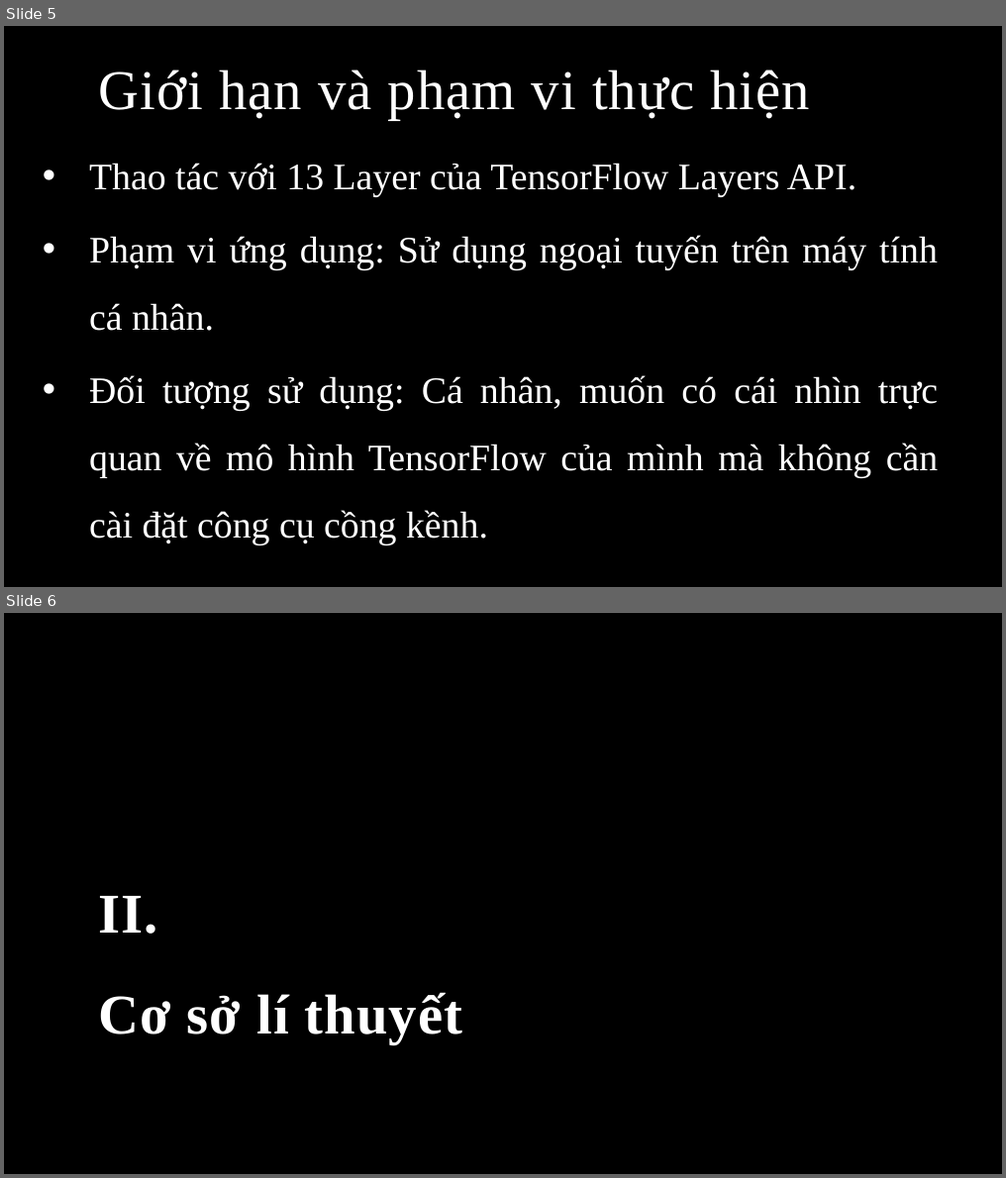
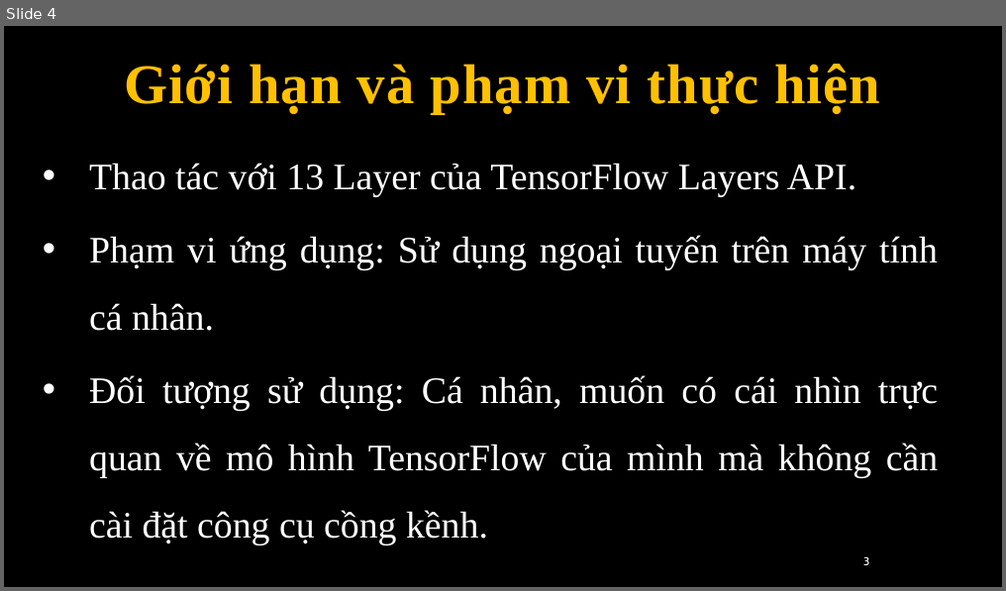
Before and after one commit to hqhoangvuong/DoAn1_CNTT, a slide deck: BaoCao.pptx. Shown one above the other, each under a label of ours: slides 5 and 6 before the commit, slide 4 after it. The pictures are 1006x1178 and 1006x591 pixels, drawn with LibreOffice and Linux fonts; fonts in the diff are those of the drawing; background and template pictures are left out. Boxes give left, top, right and bottom in pixels: in the first picture for what was removed or moved away, otherwise in the second. Text is boxed around its words. In the diff, an @@ line names an element or a change of style, - is before the commit and + after.

```diff
--- a/BaoCao.pptx
+++ b/BaoCao.pptx
@@ slide 6 removed at box(4, 613, 1002, 1174), background picture (left out) @@
@@ title removed at box(98, 896, 462, 1045) @@
-II.
-Cơ sở lí thuyết
@@ what was slide 5 is now slide 4 @@
@@ slide 4 changed as well @@
@@ title "Giới hạn và phạm vi ...": place and size @@
-title "Giới hạn và phạm vi ..." at box(99, 70, 810, 120)
+title "Giới hạn và phạm vi ..." at box(124, 64, 880, 114)
@@ title "Giới hạn và phạm vi ..." at box(124, 64, 880, 114): text colour #FFFFFF to #FFC000, bold on; alignment left to centre @@
@@ page number added at box(863, 557, 869, 566), 11 pt, text #FFFFFF @@
+3
```
Also in this commit, not shown: 14 other slides changed, 7 other slides removed, 4 other files.
